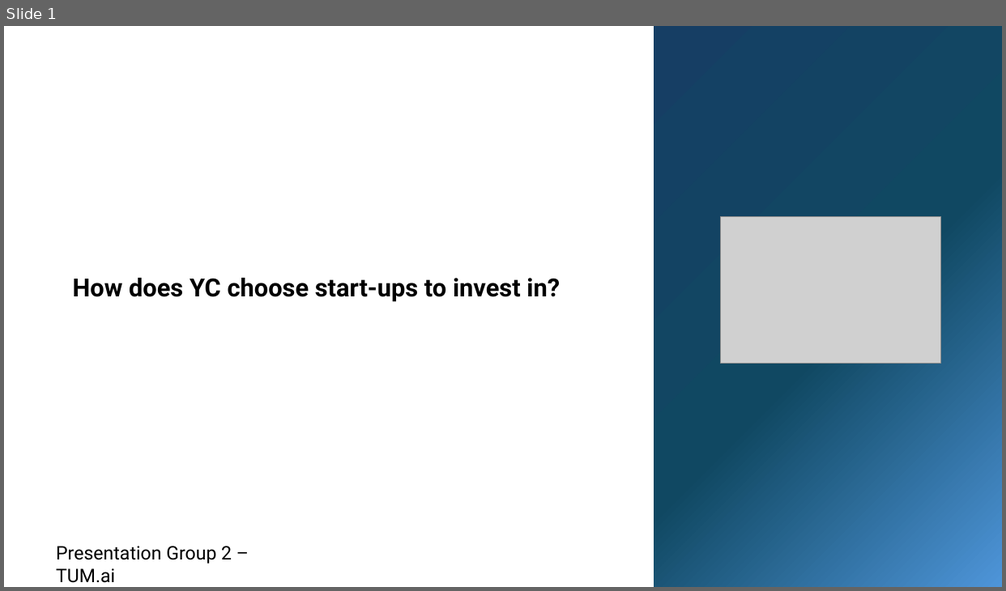
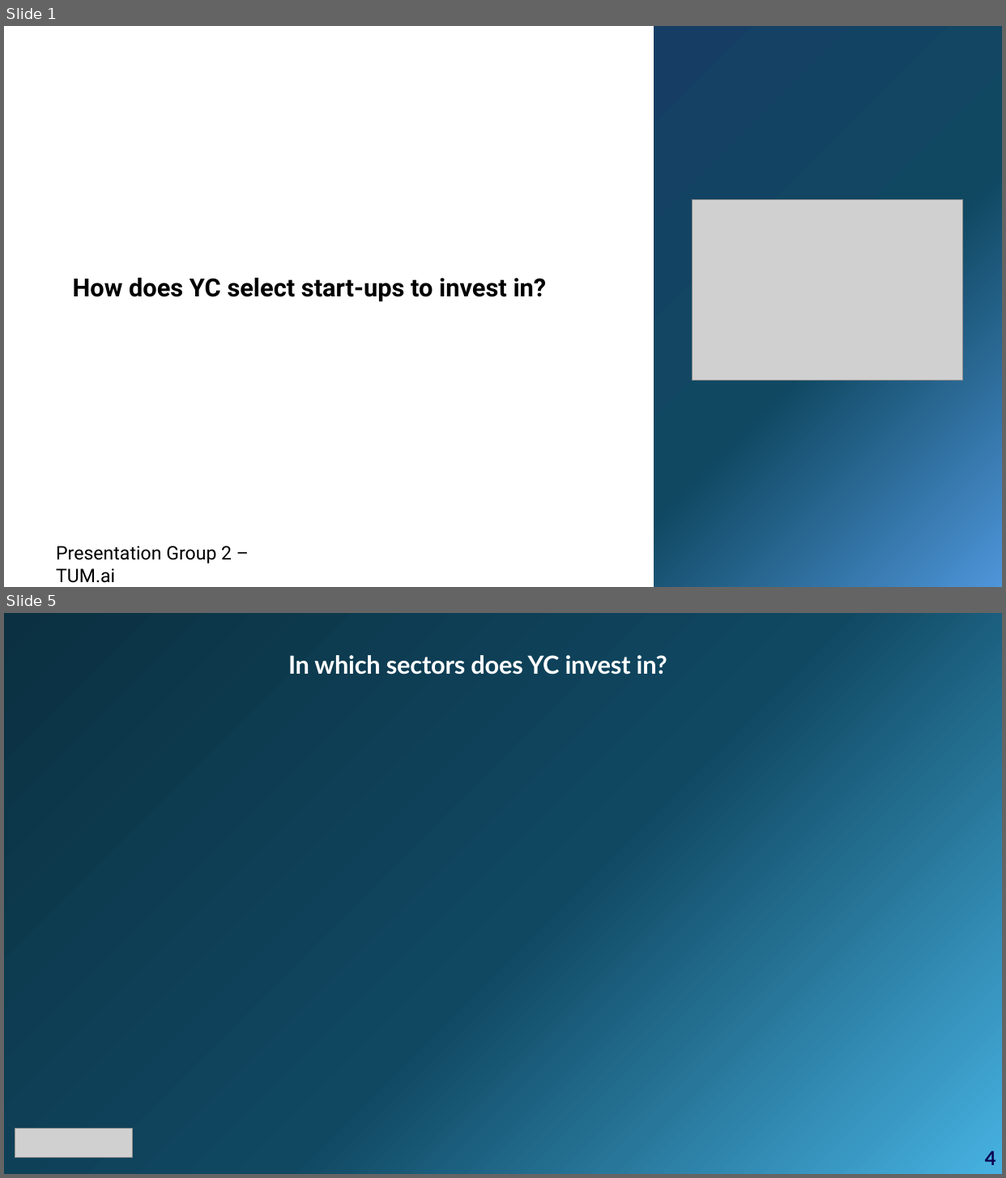
Before and after one commit to MatthiasSagerer/tumai-onboarding-challenge, a slide deck: fabian/presentation_tumai_group2.pptx. Shown one above the other, each under a label of ours: slide 1 before the commit, slides 1 and 5 after it; the slides between them are not shown. The pictures are 1006x591 and 1006x1178 pixels, drawn with LibreOffice and Linux fonts; fonts in the diff are those of the drawing; grey boxes stand for pictures. Boxes give left, top, right and bottom in pixels: in the first picture for what was removed or moved away, otherwise in the second. Text is boxed around its words. In the diff, an @@ line names an element or a change of style, - is before the commit and + after.

```diff
--- a/fabian/presentation_tumai_group2.pptx
+++ b/fabian/presentation_tumai_group2.pptx
@@ slide 5 added at (4,613,1002,1174), background #FFFFFF @@
@@ rounded rectangle added at (4,613,1002,1174), fill gradient #0B3041 to #104862 to #46B1E1 @@
@@ text added at (288,655,667,675), 24 pt, text #FFFFFF, bold @@
+In which sectors does YC invest in?
@@ picture added at (15,1129,132,1158) @@
@@ text added at (985,1151,996,1165), 18.7 pt, text #0D0451, bold @@
+4
@@ slide 1 changed as well @@
@@ picture: place and size @@
-picture at (720,217,940,364)
+picture at (692,199,963,380)
@@ text at (73,278,547,302): text changed @@
-How does YC choose start-ups to invest in?
+How does YC select start-ups to invest in?
```
Also in this commit, not shown: 3 other slides added, 1 slide removed.
